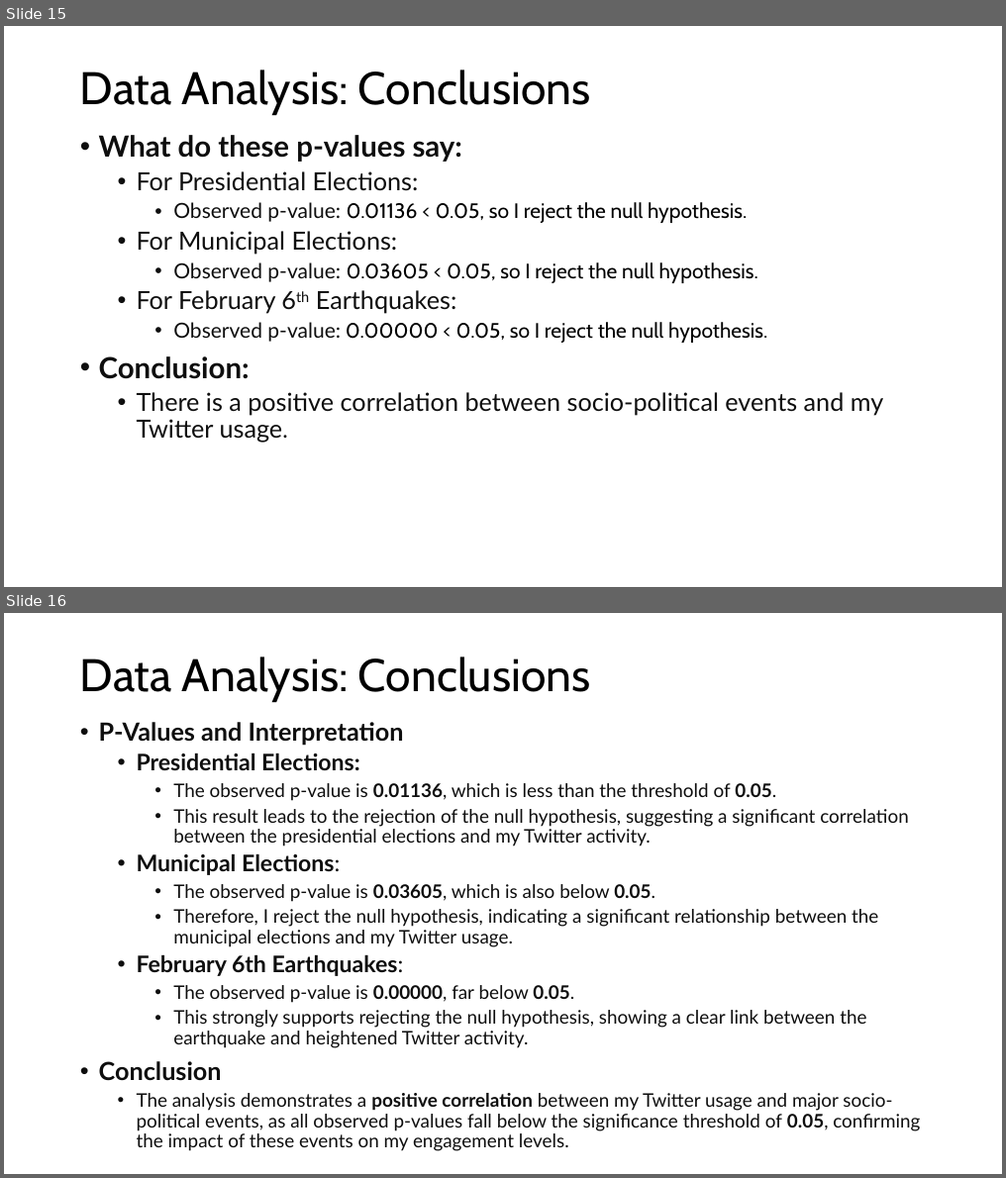
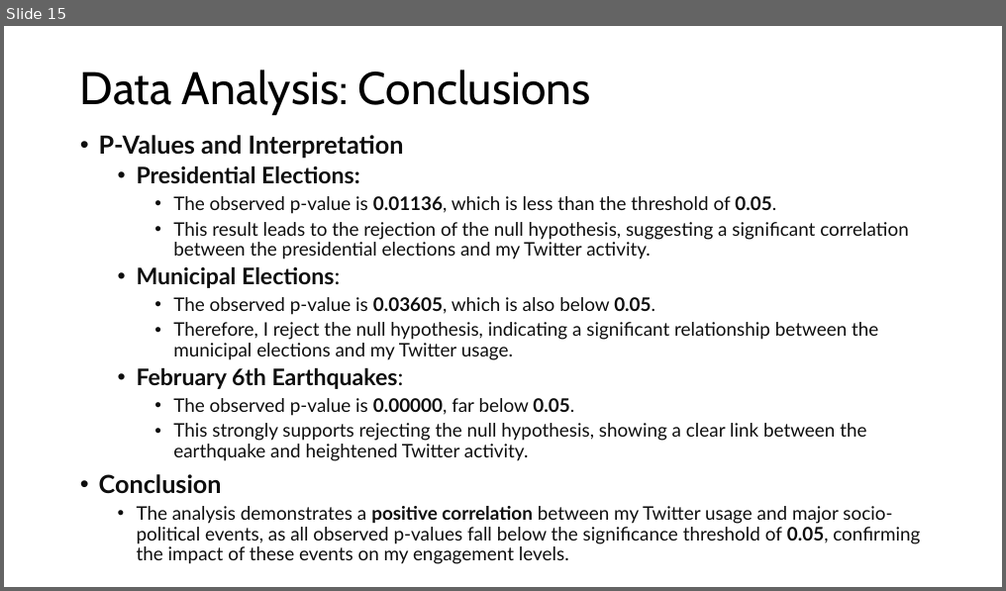
Before and after one commit to BatuhanTheFutureSoftwareDev/DSA210Project, a slide deck: presentation/DSA_Project_31991.pptx. Shown one above the other, each under a label of ours: slides 15 and 16 before the commit, slide 15 after it. The pictures are 1006x1178 and 1006x591 pixels, drawn with LibreOffice and Linux fonts; fonts in the diff are those of the drawing. Boxes give left, top, right and bottom in pixels: in the first picture for what was removed or moved away, otherwise in the second. Text is boxed around its words. In the diff, an @@ line names an element or a change of style, - is before the commit and + after.

```diff
--- a/presentation/DSA_Project_31991.pptx
+++ b/presentation/DSA_Project_31991.pptx
@@ slide 15 removed at (4, 26, 1002, 587), background #FFFFFF @@
@@ title removed at (80, 70, 590, 115) @@
-Data Analysis: Conclusions
@@ text removed at (99, 135, 883, 443) @@
-• What do these p-values say:
-  • For Presidential Elections:
-    • Observed p-value: 0.01136 < 0.05, so I reject the null hypothesis.
-  • For Municipal Elections:
-    • Observed p-value: 0.03605 < 0.05, so I reject the null hypothesis.
-  • For February 6th Earthquakes:
-    • Observed p-value: 0.00000 < 0.05, so I reject the null hypothesis.
-• Conclusion:
-  • There is a positive correlation between socio-political events and my Twitter usage.
@@ what was slide 16 is now slide 15 @@
```
